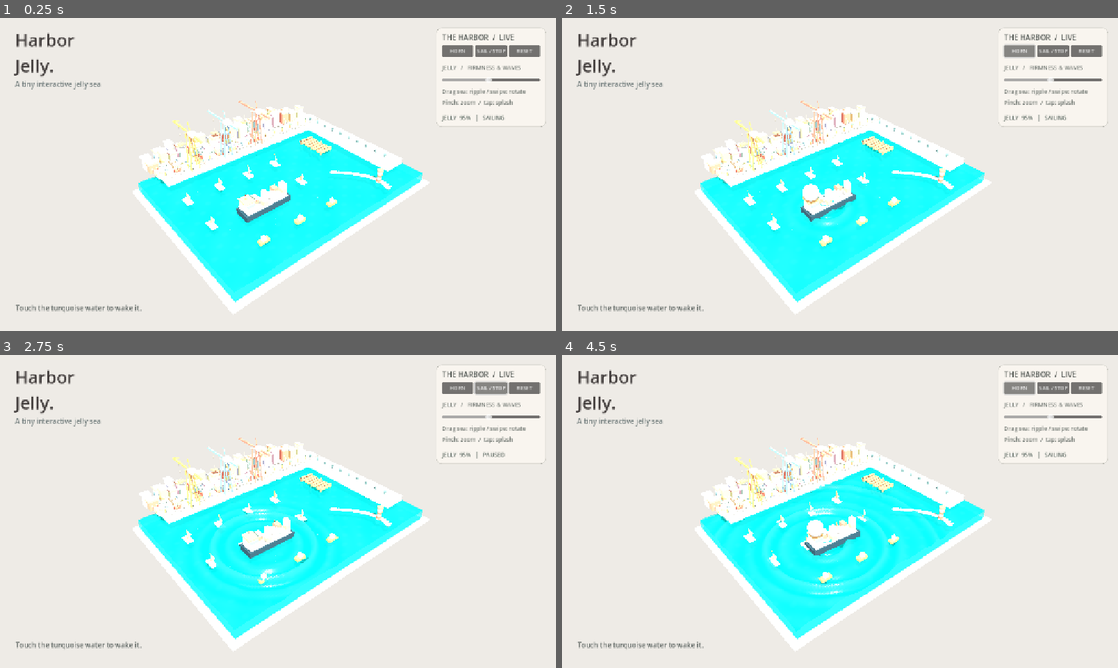
Above: before the commit, frames 1-4 (two rows, left to right).
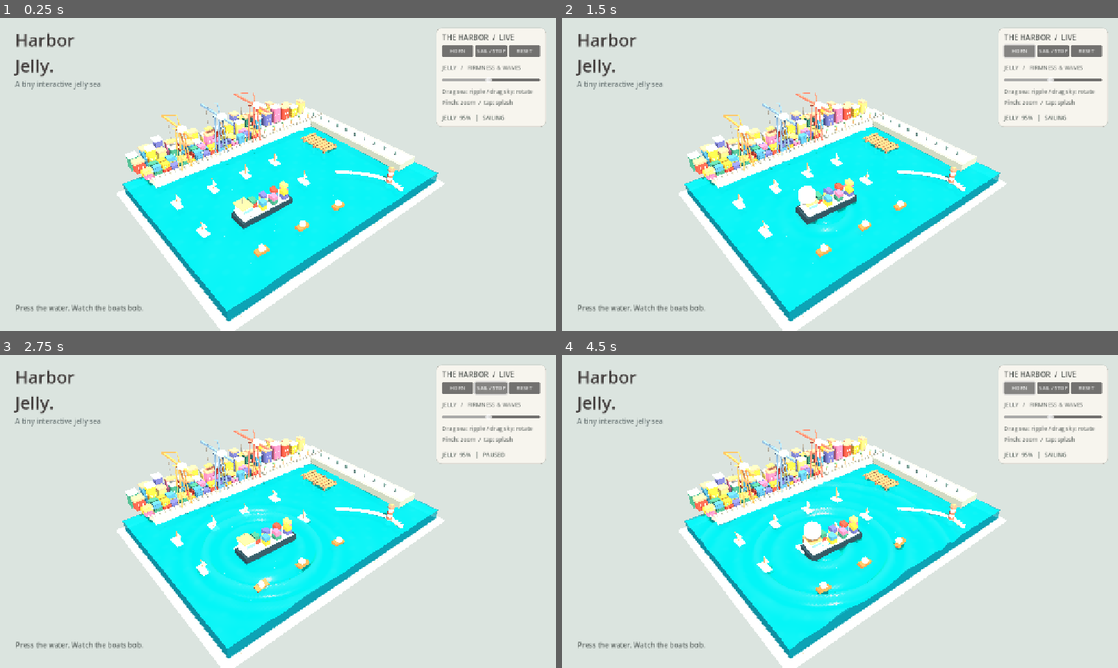
Above: after the commit, the same moments.

Repository: good456123123-a11y/HarborJelly-Android
Game: Godot game, scene res://scenes/main.tscn
The game is run twice, just before and just after one commit, with the same random seed, the same clock (stepped at 60 frames per second) and the same inputs.
Inputs:
- Up to frame 1 (0.25 s): no input
- Up to frame 2 (1.5 s): click "RESET" at 0.5 s; click "HORN" at 1.25 s
- Up to frame 3 (2.75 s): click "SAIL / STOP" at 2 s
- Up to frame 4 (4.5 s): click "HORN" at 2.75 s; click "SAIL / STOP" at 3.5 s; click "HORN" at 4.25 s

The runs differ from the first frame. In frame 1, 14% of the frame differs, in the area x 2-96%, y 22-100%; in frame 2, 14%; in frame 3, 16%; in frame 4, 17%.

Commit message:
Make boats follow jelly waves and enable direct water drag on mobile

Diff:
--- a/scripts/harbor.gd
+++ b/scripts/harbor.gd
@@ -7,21 +7,29 @@
 const WATER_D = 17.5
 const SEA_LEVEL = 0.19
 const COLORS = [
-    Color("d86f60"), Color("f7b974"), Color("dfdc8d"),
-    Color("9ac9ae"), Color("96c9d2"), Color("a9aacd"), Color("e7a9ba")
+    Color("b9483e"), Color("dc9b3b"), Color("d9c464"),
+    Color("397a69"), Color("427e9d"), Color("555b92"), Color("ad6688")
 ]
 
 var world: Node3D
 var camera: Camera3D
 var water_material: ShaderMaterial
 var angle := -0.69
-var distance := 32.0
+var distance := 29.0
 var elapsed := 0.0
 var impulse_slot := 0
 var last_splash := -1.0
 var wobble_strength := 0.95
 var floaters: Array[Node3D] = []
 var touches := {}
+var touch_water := {}
+var mouse_water_drag := false
+var splash_impulses: Array[Vector4] = [
+    Vector4(100.0, 100.0, -100.0, 0.0),
+    Vector4(100.0, 100.0, -100.0, 0.0),
+    Vector4(100.0, 100.0, -100.0, 0.0),
+    Vector4(100.0, 100.0, -100.0, 0.0)
+]
 var sailing := true
 var ship_speed := 0.62
 var ship_origin := Vector3(-4.4, 0.48, 2.45)
@@ -38,16 +46,45 @@
 func _process(delta: float) -> void:
     elapsed += delta
     water_material.set_shader_parameter("clock", elapsed)
-    for i in range(floaters.size()):
-        var item := floaters[i]
+    # All floating boats sample the same wave function used by the water shader.
+    # Surface height, pitch and roll therefore respond to actual finger ripples.
+    for item in floaters:
         if is_instance_valid(item):
-            item.position.y = item.get_meta("base_y", SEA_LEVEL) + 0.09 * sin(elapsed * 1.55 + float(i) * 1.63)
-            item.rotation.z = 0.022 * sin(elapsed * 1.27 + float(i))
+            _rock_boat(item, 0.8, 0.75, float(item.get_meta("base_y", SEA_LEVEL)), delta)
     if sailing and is_instance_valid(freighter):
-        freighter.position = ship_origin + Vector3(0.82 * sin(elapsed * 0.37 * ship_speed), 0.065 * sin(elapsed * 1.7), 0.32 * sin(elapsed * 0.2 * ship_speed))
+        freighter.position.x = ship_origin.x + 0.82 * sin(elapsed * 0.37 * ship_speed)
+        freighter.position.z = ship_origin.z + 0.32 * sin(elapsed * 0.2 * ship_speed)
         freighter.rotation.y = -0.08 * sin(elapsed * 0.30 * ship_speed)
+    if is_instance_valid(freighter):
+        _rock_boat(freighter, 4.1, 1.35, ship_origin.y, delta)
     if hud_info != null:
         hud_info.text = "JELLY  %.0f%%   |   %s" % [wobble_strength * 100.0, "SAILING" if sailing else "PAUSED"]
+
+
+func _water_height_at(point: Vector2) -> float:
+    var h := 0.062 * sin(point.x * 0.85 + elapsed * 1.05) * cos(point.y * 0.72 - elapsed * 0.68)
+    h += 0.030 * sin((point.x + point.y) * 1.7 - elapsed * 1.25)
+    for hit in splash_impulses:
+        var age: float = elapsed - hit.z
+        if age >= 0.0 and age <= 6.5:
+            var r: float = point.distance_to(Vector2(hit.x, hit.y))
+            var front: float = r - age * 3.3
+            h += hit.w * cos(front * 4.2) * exp(-abs(front) * 0.83) * exp(-age * 0.36)
+    return wobble_strength * h
+
+
+func _rock_boat(item: Node3D, span_x: float, span_z: float, base_y: float, delta: float) -> void:
+    var point := Vector2(item.position.x, item.position.z)
+    var half_x: float = span_x * 0.5
+    var half_z: float = span_z * 0.5
+    var center_height := _water_height_at(point)
+    var slope_x: float = (_water_height_at(point + Vector2(half_x, 0.0)) - _water_height_at(point - Vector2(half_x, 0.0))) / span_x
+    var slope_z: float = (_water_height_at(point + Vector2(0.0, half_z)) - _water_height_at(point - Vector2(0.0, half_z))) / span_z
+    var blend: float = clampf(delta * 8.0, 0.0, 1.0)
+    item.position.y = lerpf(item.position.y, base_y + center_height * 0.92, blend)
+    item.rotation.x = lerp_angle(item.rotation.x, -atan(slope_z), blend)
+    item.rotation.z = lerp_angle(item.rotation.z, atan(slope_x), blend)
+
 
 func _create_world() -> void:
     world = Node3D.new()
@@ -56,16 +93,16 @@
     var environment := WorldEnvironment.new()
     environment.environment = Environment.new()
     environment.environment.background_mode = Environment.BG_COLOR
-    environment.environment.background_color = Color("eeebe6")
+    environment.environment.background_color = Color("dbe4df")
     environment.environment.ambient_light_source = Environment.AMBIENT_SOURCE_COLOR
     environment.environment.ambient_light_color = Color("ffffff")
-    environment.environment.ambient_light_energy = 0.7
+    environment.environment.ambient_light_energy = 0.42
     environment.environment.tonemap_mode = Environment.TONE_MAPPER_FILMIC
     add_child(environment)
     var sun := DirectionalLight3D.new()
     sun.rotation_degrees = Vector3(-55.0, -29.0, 0.0)
-    sun.light_energy = 1.55
-    sun.light_color = Color("fff1dc")
+    sun.light_energy = 0.93
+    sun.light_color = Color("ffedce")
     sun.shadow_enabled = true
     add_child(sun)
     camera = Camera3D.new()
@@ -86,9 +123,9 @@
 
 func _build_jelly() -> void:
     _box(world, Vector3(0, -0.9, 0), Vector3(WATER_W + 0.3, 0.12, WATER_D + 0.3), Color("d4cbbd"))
-    var jelly := _box(world, Vector3(0, -0.31, 0), Vector3(WATER_W, 1.10, WATER_D), Color(0.036, 0.68, 0.66, 0.56), 0.13, 0.12)
+    var jelly := _box(world, Vector3(0, -0.31, 0), Vector3(WATER_W, 1.10, WATER_D), Color(0.02, 0.43, 0.50, 0.72), 0.13, 0.12)
     jelly.name = "TranslucentJellyBlock"
-    _box(world, Vector3(0, -0.76, 0), Vector3(WATER_W - 0.1, 0.13, WATER_D - 0.1), Color("317f85"), 0.6)
+    _box(world, Vector3(0, -0.76, 0), Vector3(WATER_W - 0.1, 0.13, WATER_D - 0.1), Color("185265"), 0.6)
     var mesh := PlaneMesh.new()
     mesh.size = Vector2(WATER_W - 0.04, WATER_D - 0.04)
     mesh.subdivide_width = 120
@@ -103,14 +140,14 @@
     world.add_child(surface)
     water_material.set_shader_parameter("wobble", wobble_strength)
     # A thin light-colored base makes the sea look like a physical tabletop diorama.
-    _box(world, Vector3(0, -0.98, 0), Vector3(25.25, 0.19, 18.75), Color("e2dbd0"))
+    _box(world, Vector3(0, -0.98, 0), Vector3(25.25, 0.19, 18.75), Color("d3d1c4"))
 
 func _build_quays() -> void:
     # Rear shoreline (pastel old town) and harbour cargo apron.
-    _box(world, Vector3(0.8, 0.52, -8.25), Vector3(21.4, 0.82, 4.2), Color("bfb9a9"))
-    _box(world, Vector3(0.8, 0.98, -7.16), Vector3(21.4, 0.13, 1.37), Color("e2d5c0"))
-    _box(world, Vector3(10.55, 0.57, -1.15), Vector3(2.40, 0.76, 14.65), Color("a6a59b"))
-    _box(world, Vector3(10.42, 0.98, -1.15), Vector3(1.85, 0.10, 14.65), Color("d4cebe"))
+    _box(world, Vector3(0.8, 0.52, -8.25), Vector3(21.4, 0.82, 4.2), Color("a7aa9e"))
+    _box(world, Vector3(0.8, 0.98, -7.16), Vector3(21.4, 0.13, 1.37), Color("d1c0a6"))
+    _box(world, Vector3(10.55, 0.57, -1.15), Vector3(2.40, 0.76, 14.65), Color("858f8a"))
+    _box(world, Vector3(10.42, 0.98, -1.15), Vector3(1.85, 0.10, 14.65), Color("bbb3a3"))
     # Stone cap line and narrow warehouse pier along the back.
     for i in range(45):
         _box(world, Vector3(-10.2 + float(i) * 0.49, 1.05, -6.45), Vector3(0.08, 0.31, 0.25), Color("898d88"))
@@ -231,7 +268,7 @@
         boat.name = "Sailboat_%d" % i
         boat.position = Vector3(-9.6 + float(i % 4) * 3.52, SEA_LEVEL + 0.20, -2.6 + float(int(i / 4)) * 4.3)
         world.add_child(boat)
-        _box(boat, Vector3.ZERO, Vector3(0.62, 0.16, 1.15), Color("ebe7d9"))
+        _box(boat, Vector3.ZERO, Vector3(0.62, 0.16, 1.15), Color("f1e0c2"))
         _rod(boat, Vector3(0, 0.06, 0), Vector3(0, 1.23, 0), 0.025, Color("a08165"))
         _sail(boat, Color("fff9e8"))
         boat.set_meta("base_y", boat.position.y)
@@ -240,7 +277,7 @@
         var tug := Node3D.new()
         tug.position = Vector3(-7.3 + i * 4.05, SEA_LEVEL + 0.22, 6.15)
         world.add_child(tug)
-        _box(tug, Vector3.ZERO, Vector3(1.04, 0.24, 0.54), Color("d47b57"))
+        _box(tug, Vector3.ZERO, Vector3(1.04, 0.24, 0.54), Color("c66b41"))
         _box(tug, Vector3(0, 0.28, 0), Vector3(0.39, 0.34, 0.42), Color("f2e3c5"))
         tug.set_meta("base_y", tug.position.y)
         floaters.append(tug)
@@ -343,7 +380,7 @@
     slider.custom_minimum_size = Vector2(0, 24)
     slider.value_changed.connect(_change_wobble)
     content.add_child(slider)
-    _panel_label(content, "Drag sea: ripple / swipe: rotate")
+    _panel_label(content, "Drag sea: ripple / drag sky: rotate")
     _panel_label(content, "Pinch: zoom  /  tap: splash")
     content.add_child(HSeparator.new())
     hud_info = Label.new()
@@ -351,7 +388,7 @@
     hud_info.add_theme_color_override("font_color", Color("59665f"))
     content.add_child(hud_info)
     var tip := Label.new()
-    tip.text = "Touch the turquoise water to wake it."
+    tip.text = "Press the water. Watch the boats bob."
     tip.position = Vector2(35, 655)
     tip.add_theme_font_size_override("font_size", 16)
     tip.add_theme_color_override("font_color", Color("575f5c"))
@@ -391,16 +428,19 @@
 
 func _reset() -> void:
     angle = -0.69
-    distance = 32.0
+    distance = 29.0
     sailing = true
     _update_camera()
-    for key in ["hit_a", "hit_b", "hit_c", "hit_d"]:
-        water_material.set_shader_parameter(key, Vector4(100, 100, -100, 0))
+    for i in range(splash_impulses.size()):
+        splash_impulses[i] = Vector4(100.0, 100.0, -100.0, 0.0)
+        water_material.set_shader_parameter(["hit_a", "hit_b", "hit_c", "hit_d"][i], splash_impulses[i])
 
 func _splash(point: Vector2, force: float = 0.58) -> void:
-    var key: String = ["hit_a", "hit_b", "hit_c", "hit_d"][impulse_slot % 4]
+    var slot: int = impulse_slot % splash_impulses.size()
+    var key: String = ["hit_a", "hit_b", "hit_c", "hit_d"][slot]
     impulse_slot += 1
-    water_material.set_shader_parameter(key, Vector4(point.x, point.y, elapsed, force))
+    splash_impulses[slot] = Vector4(point.x, point.y, elapsed, force)
+    water_material.set_shader_parameter(key, splash_impulses[slot])
     last_splash = elapsed
 
 func _water_hit(screen_pos: Vector2) -> Variant:
@@ -422,10 +462,12 @@
         if e.pressed:
             touches[e.index] = e.position
             var hit = _water_hit(e.position)
+            touch_water[e.index] = hit != null
             if hit != null:
-                _splash(hit, 0.72)
+                _splash(hit, 0.74)
         else:
             touches.erase(e.index)
+            touch_water.erase(e.index)
     elif event is InputEventScreenDrag:
         var drag := event as InputEventScreenDrag
         touches[drag.index] = drag.position
@@ -436,33 +478,42 @@
             var old_distance := (a - b).length()
             var old_a := a - drag.relative if ids[0] == drag.index else a
             var old_b := b - drag.relative if ids[1] == drag.index else b
-            distance = clamp(distance - (old_distance - (old_a - old_b).length()) * 0.023, 19.5, 46.0)
+            distance = clampf(distance - (old_distance - (old_a - old_b).length()) * 0.023, 19.5, 46.0)
+            _update_camera()
+        elif bool(touch_water.get(drag.index, false)):
+            var hit = _water_hit(drag.position)
+            if hit != null and elapsed - last_splash > 0.07:
+                var force := clampf(drag.relative.length() * 0.023, 0.18, 0.85)
+                _splash(hit, force)
         else:
-            angle += drag.relative.x * -0.0045
-            var hit = _water_hit(drag.position)
-            if hit != null and elapsed - last_splash > 0.115:
-                _splash(hit, 0.23)
-        _update_camera()
+            angle -= drag.relative.x * 0.0045
+            _update_camera()
     elif event is InputEventMouseButton:
         var mouse := event as InputEventMouseButton
-        if mouse.pressed:
-            if mouse.button_index == MOUSE_BUTTON_LEFT:
+        if mouse.button_index == MOUSE_BUTTON_LEFT:
+            if mouse.pressed:
                 var hit = _water_hit(mouse.position)
+                mouse_water_drag = hit != null
                 if hit != null:
-                    _splash(hit, 0.72)
-            elif mouse.button_index == MOUSE_BUTTON_WHEEL_UP:
-                distance = clamp(distance - 1.5, 19.5, 46.0)
-                _update_camera()
-            elif mouse.button_index == MOUSE_BUTTON_WHEEL_DOWN:
-                distance = clamp(distance + 1.5, 19.5, 46.0)
-                _update_camera()
+                    _splash(hit, 0.74)
+            else:
+                mouse_water_drag = false
+        elif mouse.pressed and mouse.button_index == MOUSE_BUTTON_WHEEL_UP:
+            distance = clampf(distance - 1.5, 19.5, 46.0)
+            _update_camera()
+        elif mouse.pressed and mouse.button_index == MOUSE_BUTTON_WHEEL_DOWN:
+            distance = clampf(distance + 1.5, 19.5, 46.0)
+            _update_camera()
     elif event is InputEventMouseMotion and Input.is_mouse_button_pressed(MOUSE_BUTTON_LEFT):
         var motion := event as InputEventMouseMotion
-        angle -= motion.relative.x * 0.0045
-        var hit = _water_hit(motion.position)
-        if hit != null and elapsed - last_splash > 0.115:
-            _splash(hit, 0.23)
-        _update_camera()
+        if mouse_water_drag:
+            var hit = _water_hit(motion.position)
+            if hit != null and elapsed - last_splash > 0.07:
+                _splash(hit, clampf(motion.relative.length() * 0.023, 0.18, 0.85))
+        else:
+            angle -= motion.relative.x * 0.0045
+            _update_camera()
+
 
 func _update_camera() -> void:
     var target := Vector3(0.0, 0.2, -0.8)
